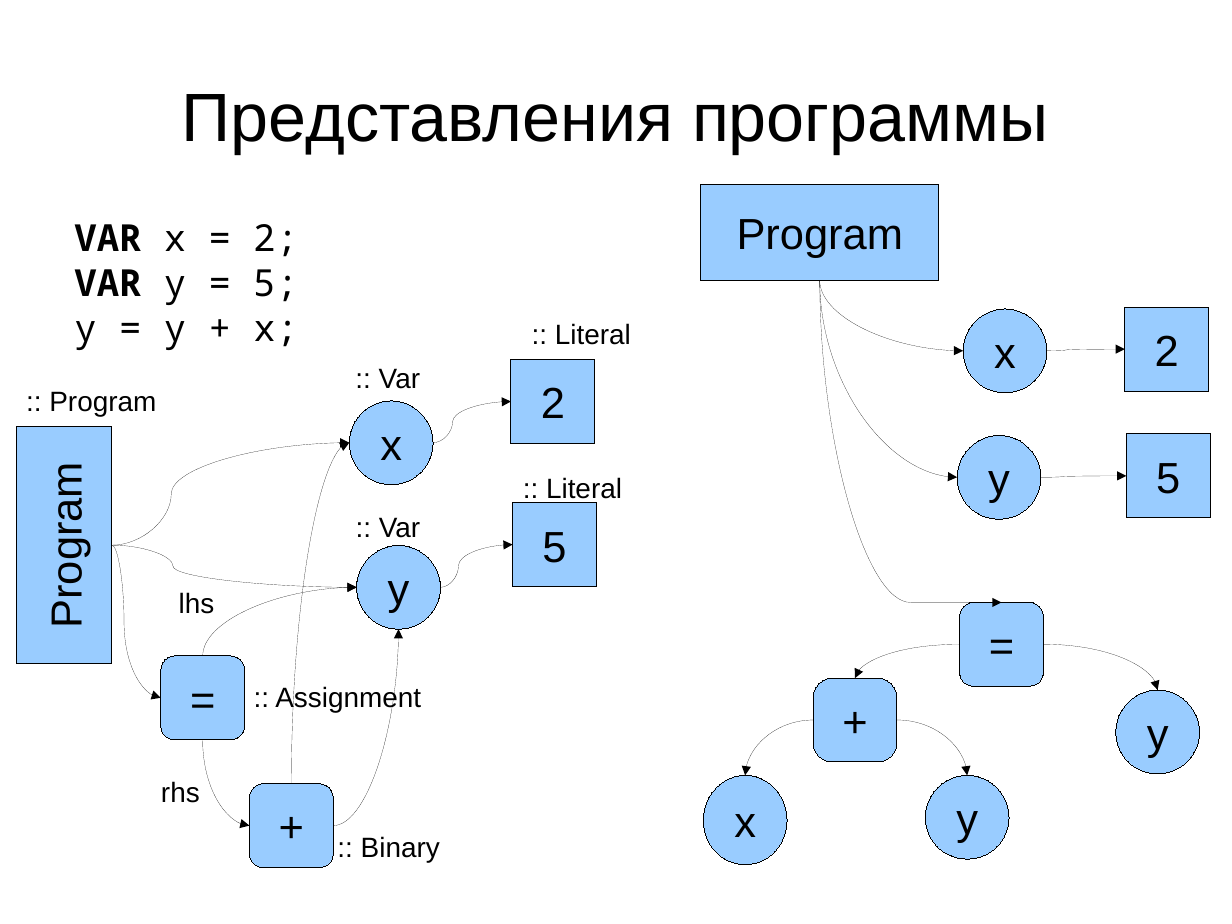
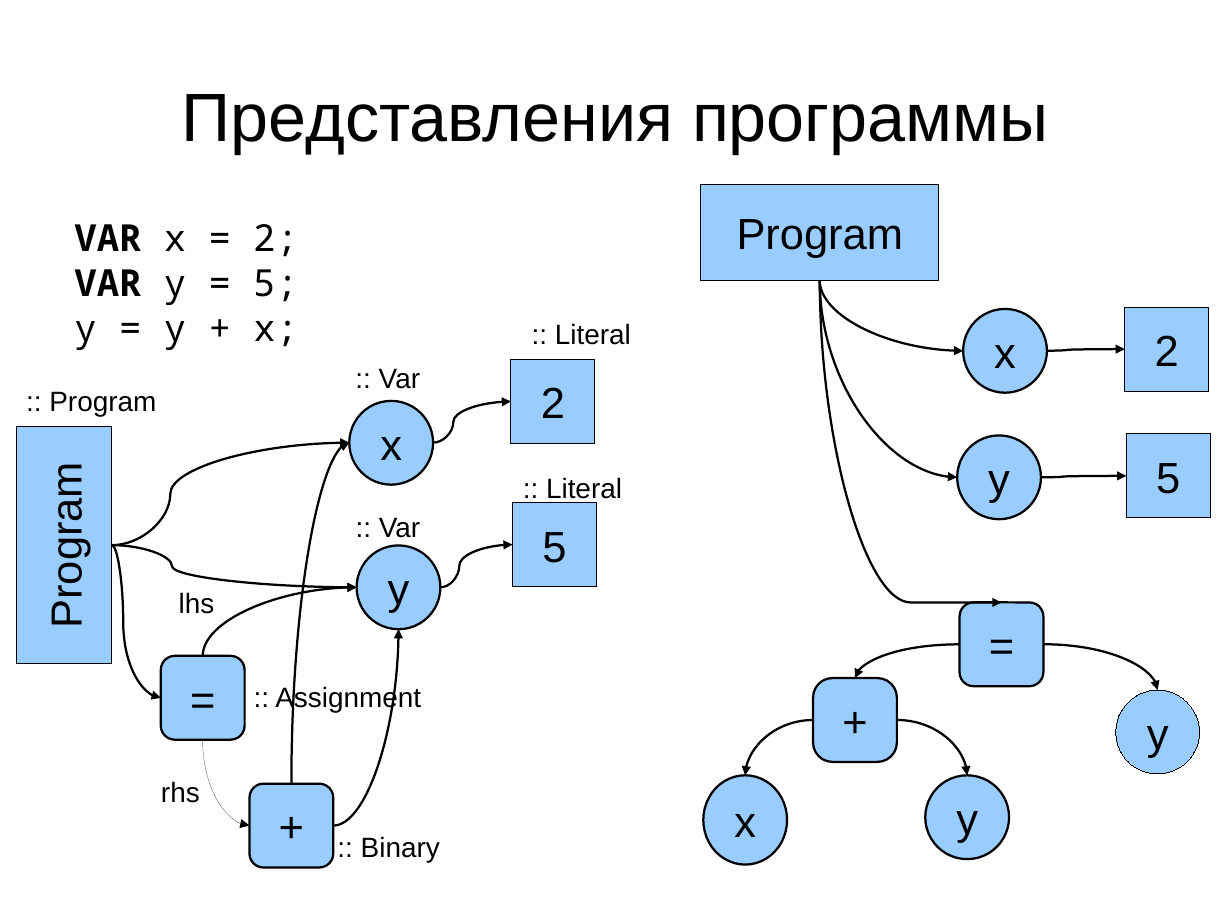
Before and after one commit to abreslav/grammatic.docs, a slide deck: slide 4 of papers/KMU_10/talk/slides.odp. Drawn at 1232x924 pixels with LibreOffice and Linux fonts; fonts in the diff are those of the drawing. Boxes give left, top, right and bottom in pixels: in the first picture for what was removed or moved away, otherwise in the second. Text is boxed around its words. In the diff, an @@ line names an element or a change of style, - is before the commit and + after.

```diff
--- a/papers/KMU_10/talk/slides.odp
+++ b/papers/KMU_10/talk/slides.odp
@@ curved arrow (821, 281) - (964, 351): stroke #000000 0 pt to #000000 1.45 pt @@
@@ curved arrow (821, 281) - (958, 477): stroke #000000 0 pt to #000000 1.45 pt @@
@@ curved arrow (821, 281) - (1002, 603): stroke #000000 0 pt to #000000 1.45 pt @@
@@ curved arrow (1048, 351) - (1126, 349): stroke #000000 0 pt to #000000 1.45 pt; route changed @@
@@ curved arrow (434, 443) - (511, 401): stroke #000000 0 pt to #000000 1.45 pt; route changed @@
@@ curved arrow (112, 546) - (350, 443): stroke #000000 0 pt to #000000 1.45 pt; route changed @@
@@ curved arrow (292, 784) - (350, 443): stroke #000000 0 pt to #000000 1.45 pt @@
@@ curved arrow (1041, 477) - (1127, 476): stroke #000000 0 pt to #000000 1.45 pt @@
@@ curved arrow (112, 546) - (161, 698): stroke #000000 0 pt to #000000 1.45 pt; route changed @@
@@ curved arrow (112, 546) - (357, 588): stroke #000000 0 pt to #000000 1.45 pt; route changed @@
@@ curved arrow (440, 588) - (513, 544): stroke #000000 0 pt to #000000 1.45 pt; route changed @@
@@ curved arrow (202, 656) - (357, 587): stroke #000000 0 pt to #000000 1.45 pt @@
@@ curved arrow (333, 826) - (399, 629): stroke #000000 0 pt to #000000 1.45 pt @@
@@ curved arrow (960, 644) - (855, 679): stroke #000000 0 pt to #000000 1.45 pt @@
@@ curved arrow (1044, 644) - (1158, 690): stroke #000000 0 pt to #000000 1.45 pt @@
@@ outline #000000 0 pt to #000000 1.45 pt in 10 elements at <box>357,546,440,629</box>, <box>350,401,434,485</box>, <box>964,309,1048,392</box>, <box>957,436,1041,520</box>, <box>926,776,1010,860</box>, <box>703,776,787,865</box>, <box>161,656,245,740</box>, <box>249,784,333,868</box>, <box>960,603,1044,686</box>, <box>814,679,898,762</box> @@
@@ curved arrow (814, 720) - (746, 776): stroke #000000 0 pt to #000000 1.45 pt @@
@@ curved arrow (898, 720) - (967, 776): stroke #000000 0 pt to #000000 1.45 pt @@
```
Also in this commit, not shown: 9 other slides changed, 3 other files.
